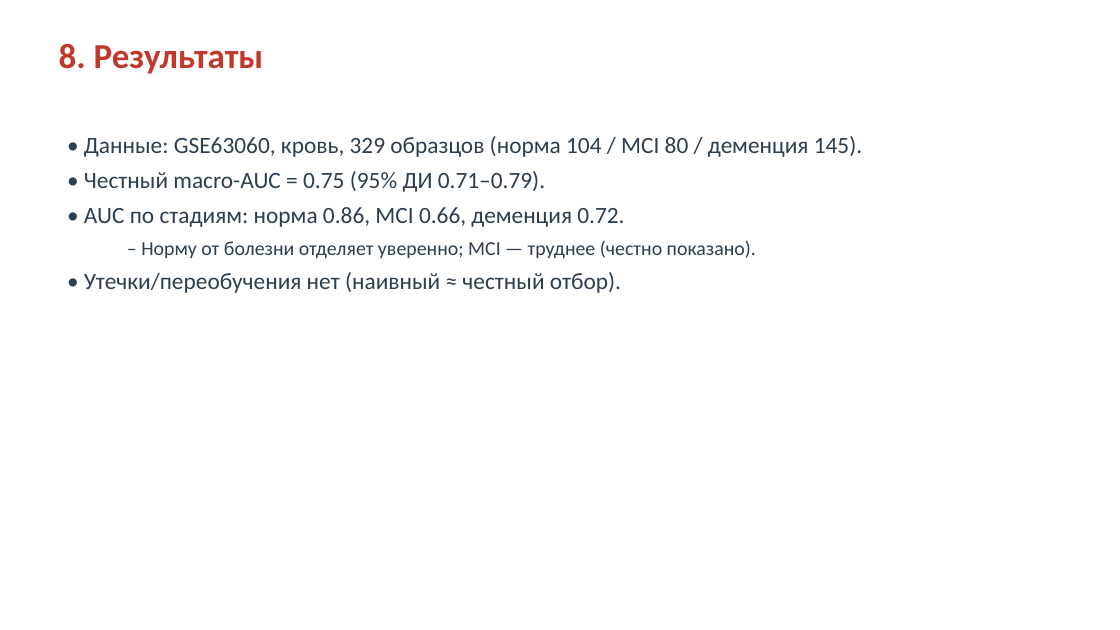
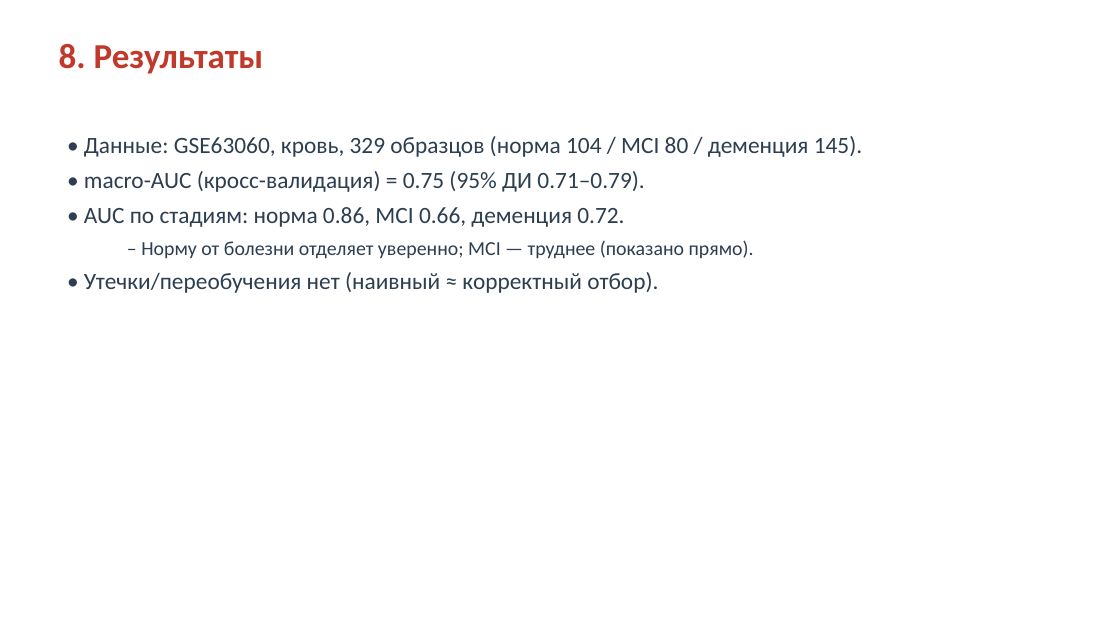
Before and after one commit to vverakorolevaa/alzheimer, a slide deck: slide 10 of docs/Презентация_AD_Blood_Stage.pptx. Drawn at 1120x630 pixels with LibreOffice and Linux fonts; fonts in the diff are those of the drawing. Boxes give left, top, right and bottom in pixels: in the first picture for what was removed or moved away, otherwise in the second. Text is boxed around its words. In the diff, an @@ line names an element or a change of style, - is before the commit and + after.

```diff
--- a/docs/Презентация_AD_Blood_Stage.pptx
+++ b/docs/Презентация_AD_Blood_Stage.pptx
@@ text at <box>84,171,644,192</box>: text changed @@
-• Честный macro-AUC = 0.75 (95% ДИ 0.71–0.79).
+• macro-AUC (кросс-валидация) = 0.75 (95% ДИ 0.71–0.79).
@@ text at <box>84,240,754,293</box>: text changed @@
-  – Норму от болезни отделяет уверенно; MCI — труднее (честно показано).
-• Утечки/переобучения нет (наивный ≈ честный отбор).
+  – Норму от болезни отделяет уверенно; MCI — труднее (показано прямо).
+• Утечки/переобучения нет (наивный ≈ корректный отбор).
```
Also in this commit, not shown: 6 other slides changed, 10 other files.
